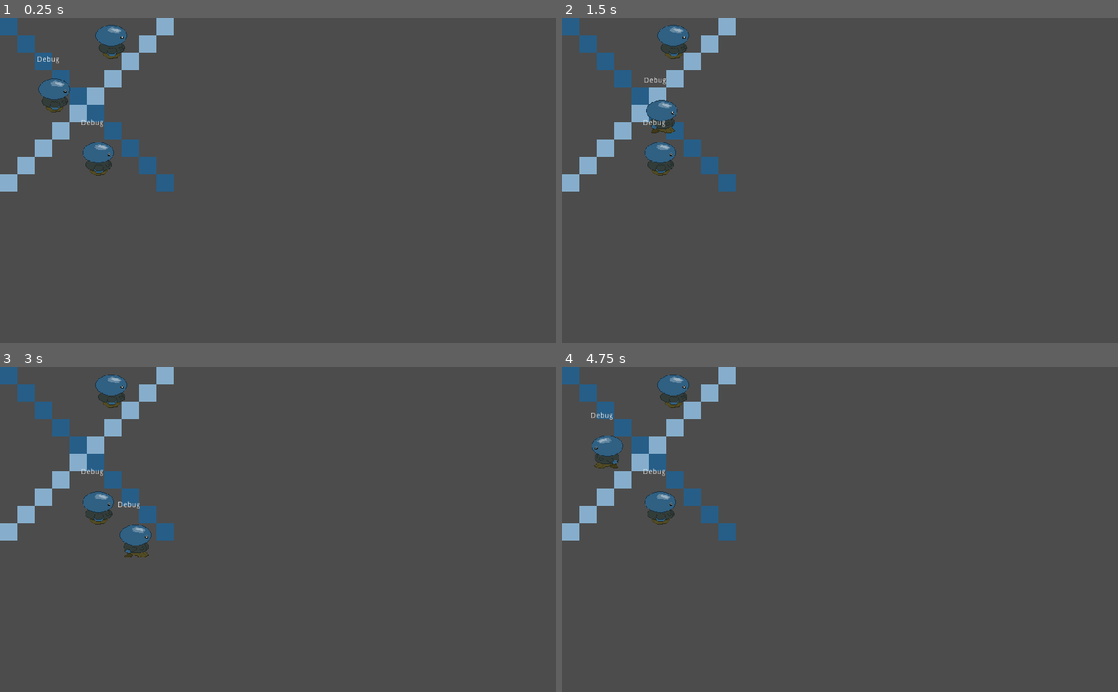
Above: before the commit, frames 1-4 (two rows, left to right).
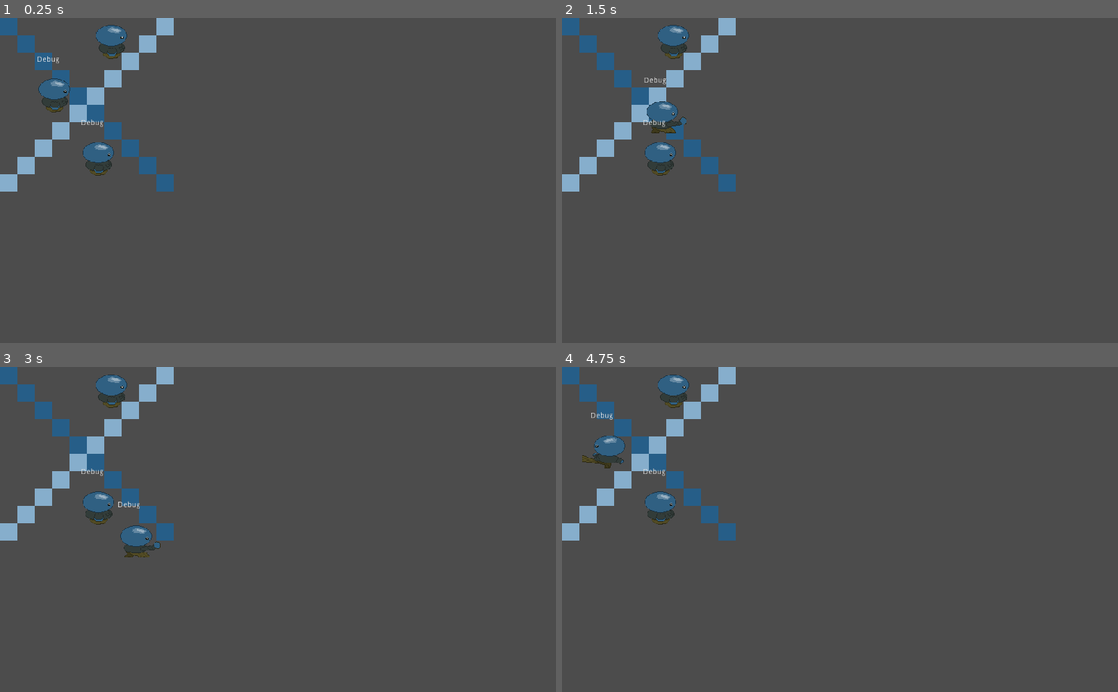
Above: after the commit, the same moments.

Repository: russmatney/beatemup-three
Game: Godot game, scene res://src/demos/WalkBotDemo.tscn
Same seed, same stepped clock (60 frames per second), same inputs: the game is played once before the commit and once after it.
Inputs:
- Up to frame 1 (0.25 s): no input
- Up to frame 2 (1.5 s): hold Right (move_right) 0.53-1.28 s; hold Space (attack) 0.53-1.28 s; hold Down (move_down) from 1.28 s (still down); tap Space (attack) at 1.35 s
- Up to frame 3 (3 s): release Down (move_down) at 2.03 s; hold Right (move_right) 2.03-2.78 s; hold Space (attack) 2.03-2.78 s; hold W (move_up) from 2.78 s (still down); tap Space (attack) at 2.85 s
- Up to frame 4 (4.75 s): release W (move_up) at 3.53 s; hold Space (attack) 3.53-4.28 s; hold Left (move_left) from 3.53 s (still down); tap Space (attack) at 4.35 s

The runs differ from the first frame. In frame 1, less than 0.1% of the frame differs, in the area x 7-21%, y 4-49%; in frame 2, 0.2%; in frame 3, 0.2%; in frame 4, 0.3%, in the area x 3-21%, y 4-49%.

Commit message:
feat: punch, kick, stunned, knocked_back animations

Diff:
--- a/src/Char.gd
+++ b/src/Char.gd
@@ -25,7 +25,7 @@
 
 ### process #####################################################################
 
-func face_area(area: Area2D):
+func flip_transform(area):
   match facing:
     face_dir.LEFT:
       area.transform.origin.x = -abs(area.transform.origin.x)
@@ -34,10 +34,11 @@
 
 func update_facing(dir: int):
   animated_sprite.flip_h = dir == face_dir.LEFT
-  face_area(facing_detector)
-  face_area(punchbox)
-  face_area(kickbox)
-  face_area(hurtbox)
+  flip_transform(animated_sprite)
+  flip_transform(facing_detector)
+  flip_transform(punchbox)
+  flip_transform(kickbox)
+  flip_transform(hurtbox)
 
 func _process(_delta):
   var move_vector: Vector2 = get_move_vector()
@@ -54,6 +55,10 @@
     animated_sprite.animation = "stunned"
   elif knocked_back:
     animated_sprite.animation = "knocked_back"
+  elif kicking:
+    animated_sprite.animation = "kick"
+  elif punching:
+    animated_sprite.animation = "punch"
   elif move_vector.length() > 0:
     animated_sprite.animation = "walk"
   else:
--- a/src/Char.tscn
+++ b/src/Char.tscn
@@ -1,78 +1,81 @@
-[gd_scene load_steps=25 format=2]
+[gd_scene load_steps=22 format=2]
 
 [ext_resource path="res://assets/char-two_sheet.png" type="Texture" id=1]
 [ext_resource path="res://src/Char.gd" type="Script" id=2]
 [ext_resource path="res://src/TileDetector.gd" type="Script" id=3]
 
-[sub_resource type="AtlasTexture" id=3]
+[sub_resource type="AtlasTexture" id=22]
 atlas = ExtResource( 1 )
-region = Rect2( 0, 0, 64, 64 )
+region = Rect2( 0, 0, 80, 64 )
 
-[sub_resource type="AtlasTexture" id=4]
+[sub_resource type="AtlasTexture" id=23]
 atlas = ExtResource( 1 )
-region = Rect2( 64, 0, 64, 64 )
+region = Rect2( 80, 0, 80, 64 )
 
-[sub_resource type="AtlasTexture" id=5]
+[sub_resource type="AtlasTexture" id=24]
 atlas = ExtResource( 1 )
-region = Rect2( 128, 0, 64, 64 )
+region = Rect2( 160, 0, 80, 64 )
 
-[sub_resource type="AtlasTexture" id=6]
+[sub_resource type="AtlasTexture" id=25]
 atlas = ExtResource( 1 )
-region = Rect2( 192, 0, 64, 64 )
+region = Rect2( 560, 0, 80, 64 )
 
-[sub_resource type="AtlasTexture" id=7]
+[sub_resource type="AtlasTexture" id=26]
 atlas = ExtResource( 1 )
-region = Rect2( 256, 0, 64, 64 )
+region = Rect2( 640, 0, 80, 64 )
 
-[sub_resource type="AtlasTexture" id=8]
+[sub_resource type="AtlasTexture" id=27]
 atlas = ExtResource( 1 )
-region = Rect2( 320, 0, 64, 64 )
+region = Rect2( 720, 0, 80, 64 )
 
-[sub_resource type="AtlasTexture" id=9]
+[sub_resource type="AtlasTexture" id=28]
 atlas = ExtResource( 1 )
-region = Rect2( 384, 0, 64, 64 )
+region = Rect2( 800, 0, 80, 64 )
 
-[sub_resource type="AtlasTexture" id=10]
+[sub_resource type="AtlasTexture" id=29]
 atlas = ExtResource( 1 )
-region = Rect2( 0, 0, 64, 64 )
+region = Rect2( 240, 0, 80, 64 )
 
-[sub_resource type="AtlasTexture" id=11]
+[sub_resource type="AtlasTexture" id=30]
 atlas = ExtResource( 1 )
-region = Rect2( 64, 0, 64, 64 )
+region = Rect2( 320, 0, 80, 64 )
 
-[sub_resource type="AtlasTexture" id=12]
+[sub_resource type="AtlasTexture" id=31]
 atlas = ExtResource( 1 )
-region = Rect2( 128, 0, 64, 64 )
+region = Rect2( 400, 0, 80, 64 )
 
-[sub_resource type="AtlasTexture" id=13]
+[sub_resource type="AtlasTexture" id=32]
 atlas = ExtResource( 1 )
-region = Rect2( 192, 0, 64, 64 )
-
-[sub_resource type="AtlasTexture" id=14]
-atlas = ExtResource( 1 )
-region = Rect2( 256, 0, 64, 64 )
-
-[sub_resource type="AtlasTexture" id=15]
-atlas = ExtResource( 1 )
-region = Rect2( 320, 0, 64, 64 )
-
-[sub_resource type="AtlasTexture" id=16]
-atlas = ExtResource( 1 )
-region = Rect2( 384, 0, 64, 64 )
+region = Rect2( 480, 0, 80, 64 )
 
 [sub_resource type="SpriteFrames" id=1]
 animations = [ {
-"frames": [ SubResource( 3 ), SubResource( 4 ), SubResource( 5 ), SubResource( 6 ), SubResource( 7 ), SubResource( 8 ), SubResource( 9 ) ],
-"loop": true,
-"name": "default",
-"speed": 5.0
-}, {
-"frames": [ SubResource( 10 ), SubResource( 11 ), SubResource( 12 ) ],
+"frames": [ SubResource( 22 ), SubResource( 23 ), SubResource( 24 ) ],
 "loop": true,
 "name": "idle",
 "speed": 5.0
 }, {
-"frames": [ SubResource( 13 ), SubResource( 14 ), SubResource( 15 ), SubResource( 16 ) ],
+"frames": [ SubResource( 25 ) ],
+"loop": true,
+"name": "stunned",
+"speed": 5.0
+}, {
+"frames": [ SubResource( 26 ) ],
+"loop": true,
+"name": "knocked_back",
+"speed": 5.0
+}, {
+"frames": [ SubResource( 27 ) ],
+"loop": true,
+"name": "punch",
+"speed": 5.0
+}, {
+"frames": [ SubResource( 28 ) ],
+"loop": true,
+"name": "kick",
+"speed": 5.0
+}, {
+"frames": [ SubResource( 29 ), SubResource( 30 ), SubResource( 31 ), SubResource( 32 ) ],
 "loop": true,
 "name": "walk",
 "speed": 5.0
@@ -101,8 +104,9 @@
 combo_timeout = null
 
 [node name="AnimatedSprite" type="AnimatedSprite" parent="."]
+position = Vector2( 8, 0 )
 frames = SubResource( 1 )
-animation = "idle"
+animation = "punch"
 playing = true
 
 [node name="CollisionShape2D" type="CollisionShape2D" parent="."]
Binary file changed: assets/char-two.aseprite
Binary file changed: assets/char-two_sheet.png
